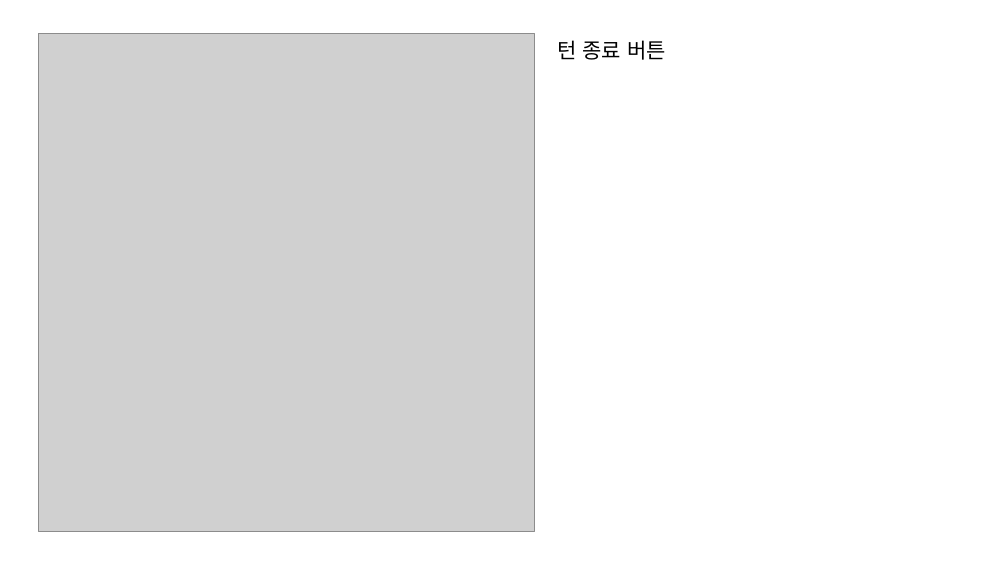
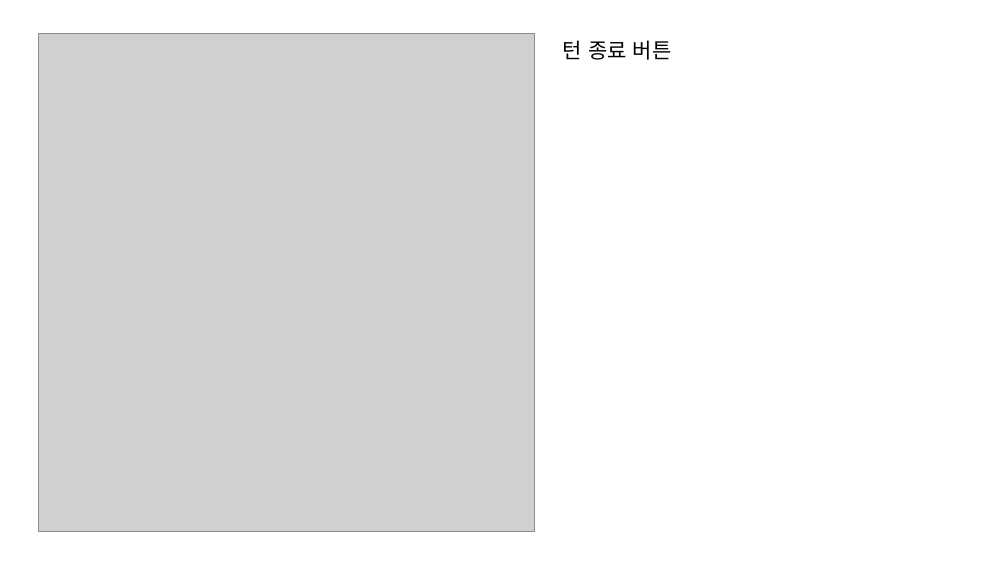
Before and after one commit to naaaaaru/robit_QT_project, a slide deck: slide 10 of QT프로젝트-체스.pptx. Drawn at 1008x567 pixels with LibreOffice and Linux fonts; fonts in the diff are those of the drawing; grey boxes stand for pictures. Boxes give left, top, right and bottom in pixels: in the first picture for what was removed or moved away, otherwise in the second. Text is boxed around its words. In the diff, an @@ line names an element or a change of style, - is before the commit and + after.

```diff
--- a/QT프로젝트-체스.pptx
+++ b/QT프로젝트-체스.pptx
@@ text "턴 종료 버튼": place and size @@
-text "턴 종료 버튼" at (557,40,666,60)
+text "턴 종료 버튼" at (563,40,672,60)
```
Also in this commit, not shown: 14 other slides changed, 1 other file.
